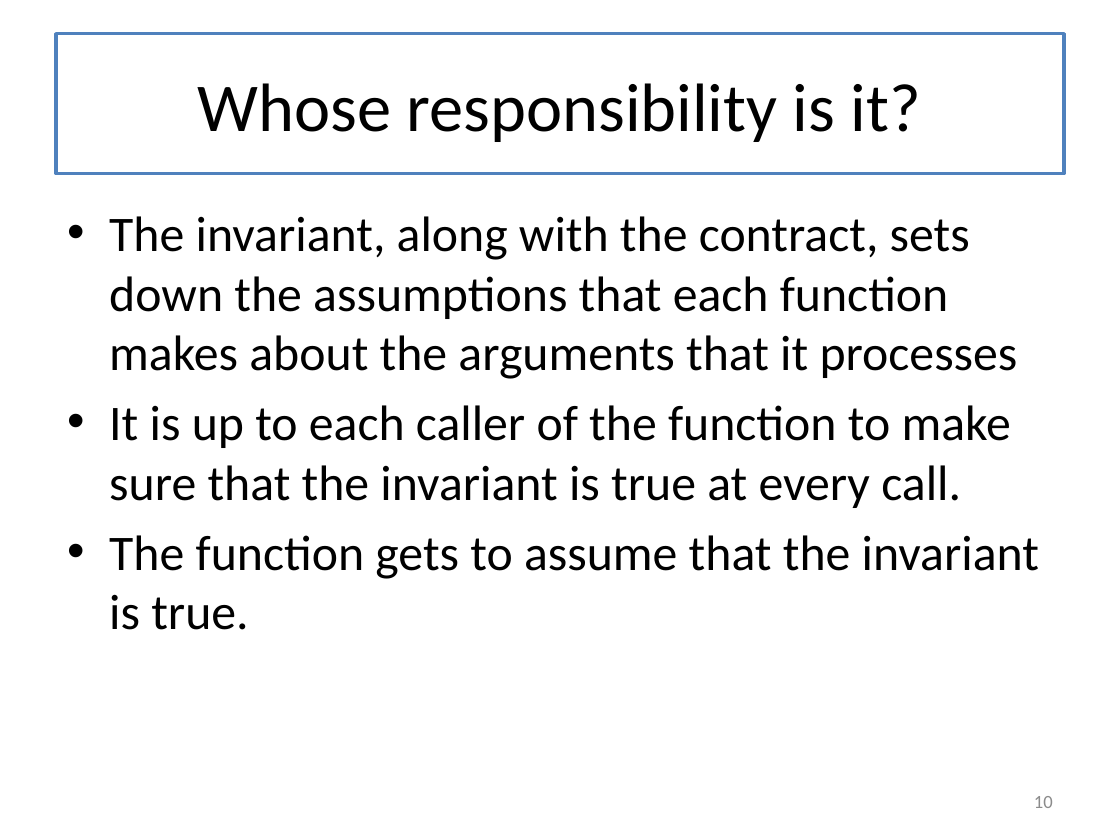
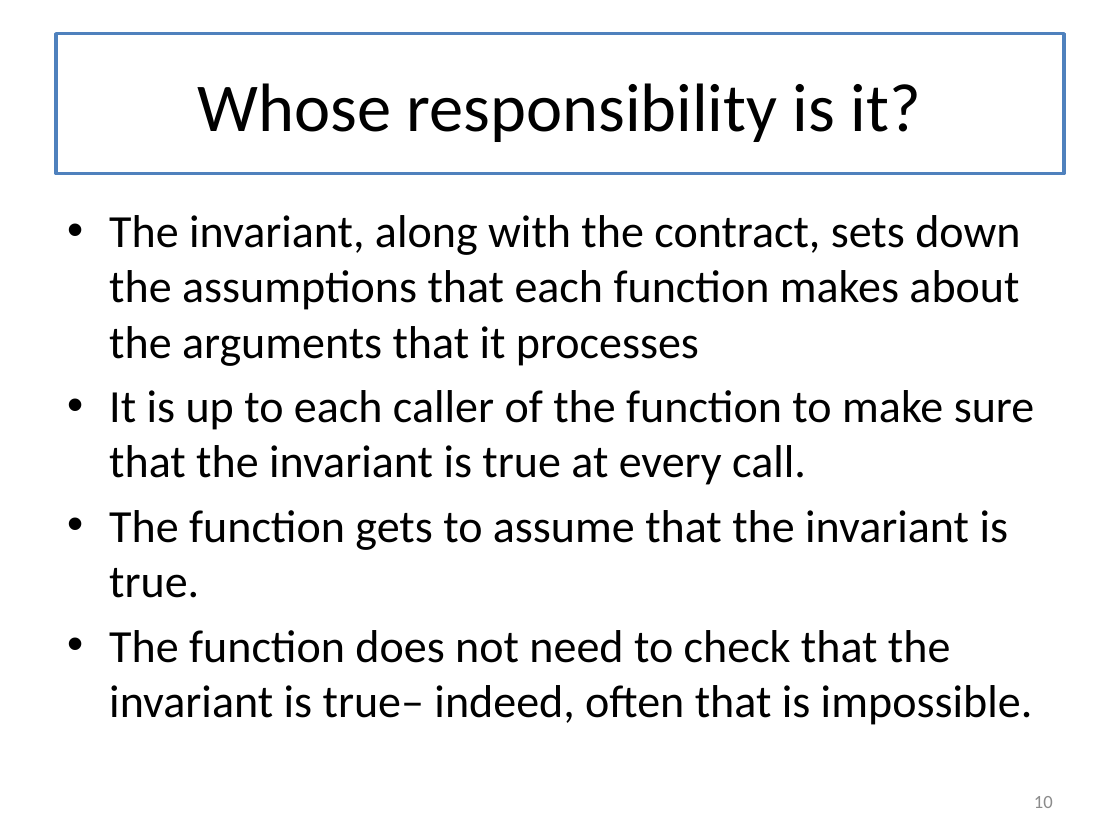
Before and after one commit to mwand/cs5010f17, a slide deck: slide 10 of Slides/Lesson 7.1-7.3 Invariants Combined.pptx. Drawn at 1120x840 pixels with LibreOffice and Linux fonts; fonts in the diff are those of the drawing. Boxes give left, top, right and bottom in pixels: in the first picture for what was removed or moved away, otherwise in the second. Text is boxed around its words. In the diff, an @@ line names an element or a change of style, - is before the commit and + after.

```diff
--- a/Slides/Lesson 7.1-7.3 Invariants Combined.pptx
+++ b/Slides/Lesson 7.1-7.3 Invariants Combined.pptx
@@ text at [109, 215, 1035, 598]: size 32 to 29.6 pt in "The invariant, along with the contract, sets ...", "It is up to each caller of ...", "The function gets to assume that the ..." @@
@@ text at [109, 630, 1033, 725]: paragraph added @@
+• The function does not need to check that the invariant is true– indeed, often that is impossible.
```
Also in this commit, not shown: 2 other slides changed, 7 slides added.
